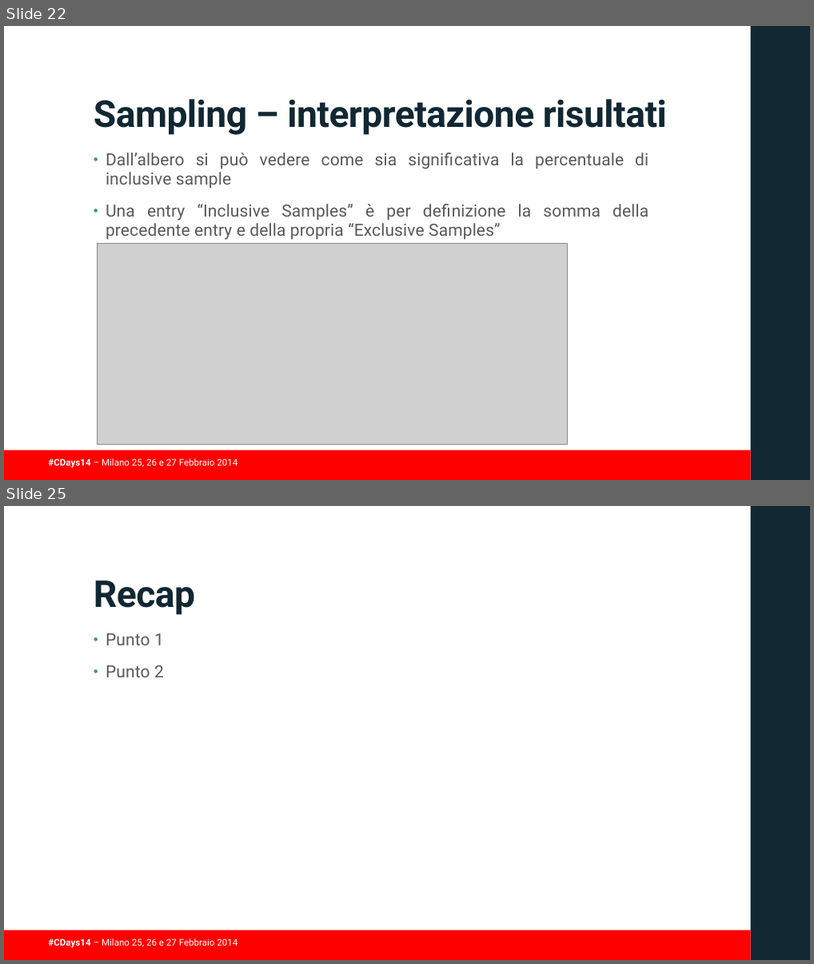
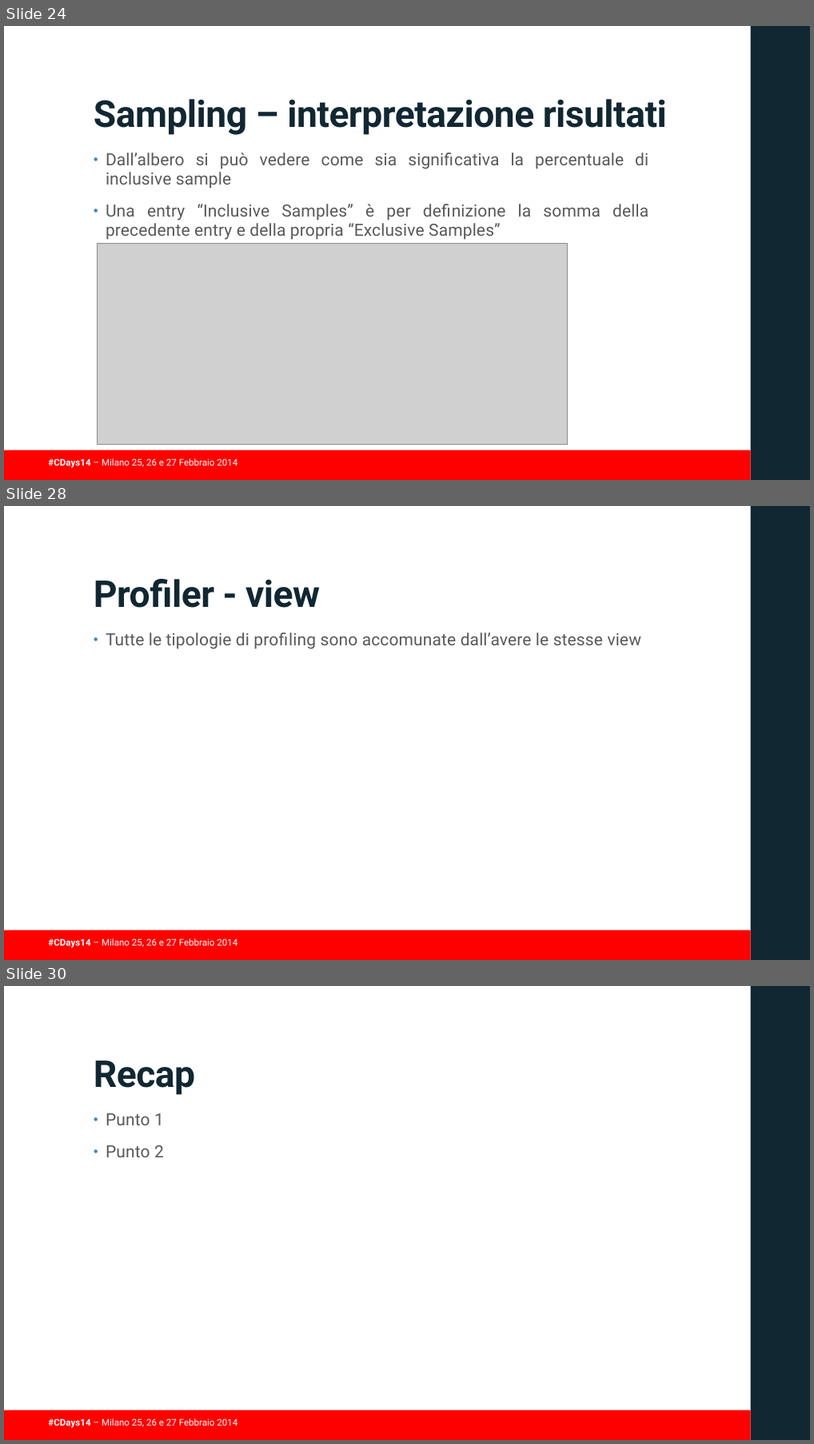
Before and after one commit to guidop/CDays14, a slide deck: presentazioneCDAYS2014.pptx. Shown one above the other, each under a label of ours: slides 22 and 25 before the commit, slides 24, 28 and 30 after it; the slides between them are not shown. The pictures are 814x964 and 814x1444 pixels, drawn with LibreOffice and Linux fonts; fonts in the diff are those of the drawing; grey boxes stand for pictures; background and template pictures are left out. Boxes give left, top, right and bottom in pixels: in the first picture for what was removed or moved away, otherwise in the second. Text is boxed around its words. In the diff, an @@ line names an element or a change of style, - is before the commit and + after.

```diff
--- a/presentazioneCDAYS2014.pptx
+++ b/presentazioneCDAYS2014.pptx
@@ slide 28 added at [4, 506, 810, 960], background #FFFFFF; not listed: 3 template elements that a slide beside it also shows @@
@@ title added at [94, 579, 320, 608], 44 pt, text #112732, bold @@
+Profiler - view
@@ text added at [106, 632, 642, 649], 20 pt, text #595959 @@
+• Tutte le tipologie di profiling sono accomunate dall’avere le stesse view
@@ what was slide 22 is now slide 24 @@
@@ what was slide 25 is now slide 30 @@
```
Also in this commit, not shown: 2 slides changed, 4 other slides added.
